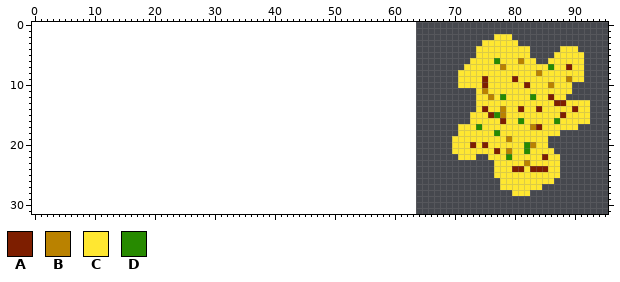
Two states of a sprite sheet, GarbagemanDemo/assets/Garbage/Vomit.png. Above, as it was before the edit.
The file is 32x32 pixels. The old version is drawn lined up with the new one, on the new canvas.
Palette (. is transparent): A #7d1e00  B #ba8200  C #ffe731  D #278a00
Pixels before (only the part around the change), first column x 0:
 0 .....................................................................................
 1 .....................................................................................
 2 .............................................................................CCC.....
 3 ...........................................................................CCCCCC....
 4 ..........................................................................CCCCCCCCC..
 5 ..........................................................................CCCCCCCCC..
 6 .........................................................................CCCCDCCCBCC.
 7 ........................................................................CCCCCCBCCCCCC
 8 .......................................................................CCCCCCCCCCCCCB
 9 .......................................................................CCCCACCCCACCCC
10 .......................................................................CCCCACCCCCCACC
11 ..........................................................................CBCCCCCCCCC
12 ..........................................................................CCBCDCCCCDC
13 ..........................................................................CCCCCCCCCCC
14 ..........................................................................CACCBCCACCA
15 .........................................................................CCCADBCCCCCC
16 .........................................................................CCCCCACCDCCC
17 .......................................................................CCCDCCCCCCCCBA
18 .......................................................................CCCCCCDCCCCCCC
19 ......................................................................CCCCCCCCCBCCCCC
20 ......................................................................CCCACACCCCCCDBC
21 ......................................................................CCCCCCCACBCCDCC
22 .......................................................................CCC..CCCDCCCCC
23 .............................................................................CCCCCBCC
24 .............................................................................CCCAACAA
25 .............................................................................CCCCCCCC
26 ..............................................................................CCCCCCC
27 ..............................................................................CCCCCCC
28 ................................................................................CCC..
29 .....................................................................................
30 .....................................................................................
31 .....................................................................................
The same view after the edit:
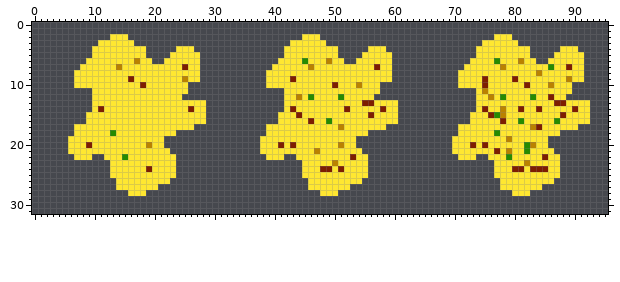
Change:
canvas 32x32 -> 96x32, the old top-left corner now at 64,0
y 2: x 13..15 ... -> CCC; x 45..47 ... -> CCC
y 3: x 11..16 ...... -> CCCCCC; x 43..48 ...... -> CCCCCC
y 4: x 10..18 ......... -> CCCCCCCCC; x 24..26 ... -> CCC; x 42..50 ......... -> CCCCCCCCC; x 56..58 ... -> CCC
y 5: x 10..18 ......... -> CCCCCCCCC; x 23..27 ..... -> CCCCC; x 42..50 ......... -> CCCCCCCCC; x 55..59 ..... -> CCCCC
y 6: x 9..19 ........... -> CCCCCCCCBCC; x 22..27 ...... -> CCCCCC; x 41..51 ........... -> CCCCDCCCBCC; x 54..59 ...... -> CCCCCC
y 7: x 8..27 .................... -> CCCCCCBCCCCCCCCCCACC; x 40..59 .................... -> CCCCCCBCCCCCCCCCCACC
y 8: x 7..27 ..................... -> CCCCCCCCCCCCCCCCCCCCC; x 39..59 ..................... -> CCCCCCCCCCCCCCCCCCCCC
y 9: x 7..27 ..................... -> CCCCCCCCCACCCCCCCCBCC; x 39..59 ..................... -> CCCCACCCCCCCCCCCCCCCC
y 10: x 7..25 ................... -> CCCCCCCCCCCACCCCCCC; x 39..57 ................... -> CCCCCCCCCCCACCCBCCC
y 11: x 10..25 ................ -> CCCCCCCCCCCCCCCC; x 42..57 ................ -> CCCCCCCCCCCCCCCC
y 12: x 10..24 ............... -> CCCCCCCCCCCCCCC; x 42..56 ............... -> CCBCDCCCCDCCCCC
y 13: x 10..28 ................... -> CCCCCCCCCCCCCCCCCCC; x 42..60 ................... -> CCCCCCCCCCCCCAACCCC
y 14: x 10..28 ................... -> CACCCCCCCCCCCCCCACC; x 42..60 ................... -> CACCCCCCCCACCCCCACC
y 15: x 9..28 .................... -> CCCCCCCCCCCCCCCCCCCC; x 41..60 .................... -> CCCACCCCCCCCCCCACCCC
y 16: x 9..28 .................... -> CCCCCCCCCCCCCCCCCCCC; x 41..60 .................... -> CCCCCACCDCCCCCCCCCCC
y 17: x 7..26 .................... -> CCCCCCCCCCCCCCCCCCCC; x 39..58 .................... -> CCCCCCCCCCCCBCCCCCCC; x 74 D -> C
y 18: x 7..23 ................. -> CCCCCCDCCCCCCCCCC; x 39..55 ................. -> CCCCCCCCCCCCCCCCC
y 19: x 6..21 ................ -> CCCCCCCCCCCCCCCC; x 38..53 ................ -> CCCCCCCCCCCCCCCC
y 20: x 6..21 ................ -> CCCACCCCCCCCCBCC; x 38..53 ................ -> CCCACACCCCCCCBCC
y 21: x 6..22 ................. -> CCCCCCCCCCCCCCCCC; x 38..54 ................. -> CCCCCCCCCBCCCCCCC
y 22: x 7..9 ... -> CCC; x 12..23 ............ -> CCCDCCCCCCCC; x 39..41 ... -> CCC; x 44..55 ............ -> CCCCCCCCCACC
y 23: x 13..23 ........... -> CCCCCCCCCCC; x 45..55 ........... -> CCCCCBCCCCC
y 24: x 13..23 ........... -> CCCCCCACCCC; x 45..55 ........... -> CCCAACACCCC
y 25: x 13..23 ........... -> CCCCCCCCCCC; x 45..55 ........... -> CCCCCCCCCCC
y 26: x 14..22 ......... -> CCCCCCCCC; x 46..54 ......... -> CCCCCCCCC
y 27: x 14..20 ....... -> CCCCCCC; x 46..52 ....... -> CCCCCCC
y 28: x 16..18 ... -> CCC; x 48..50 ... -> CCC
Where, in picture pixels (left, top, right, bottom), the same in both pictures:
added: (68, 34, 206, 196)
added: (260, 34, 398, 196)
changed: (476, 124, 482, 130)
